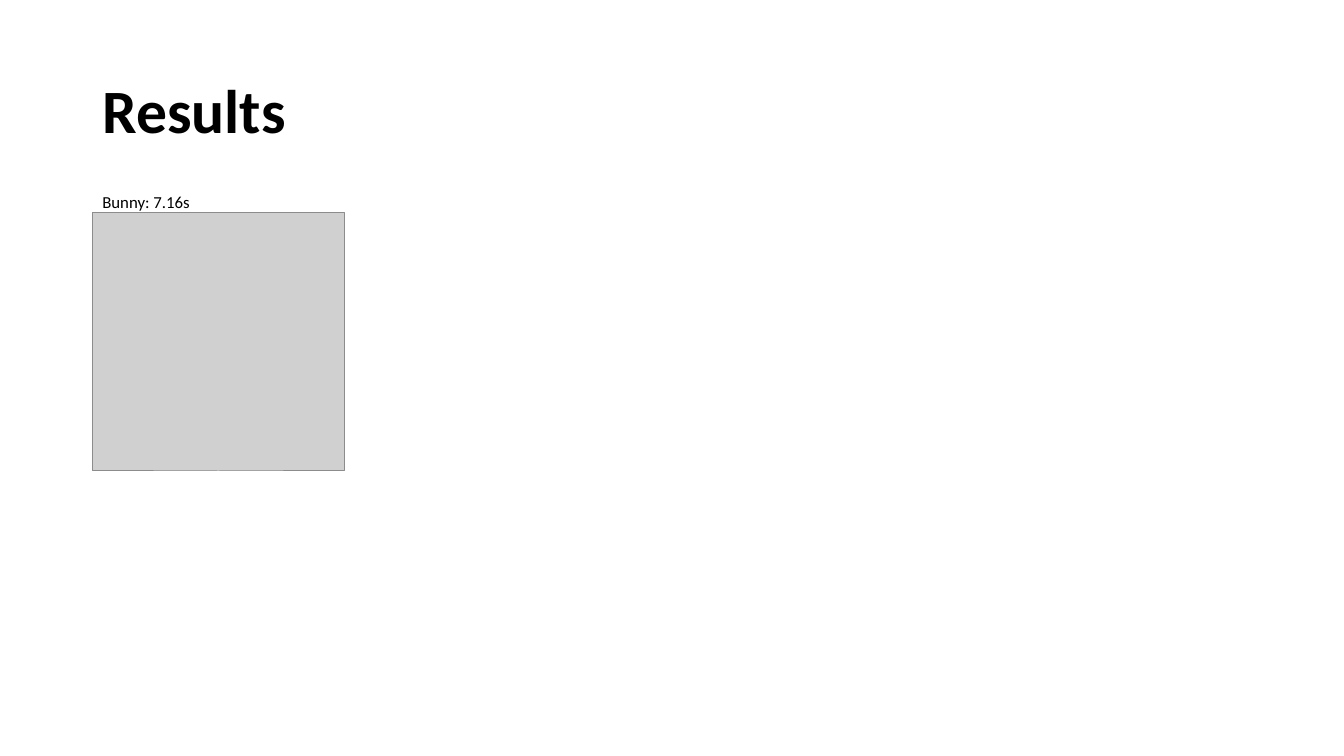
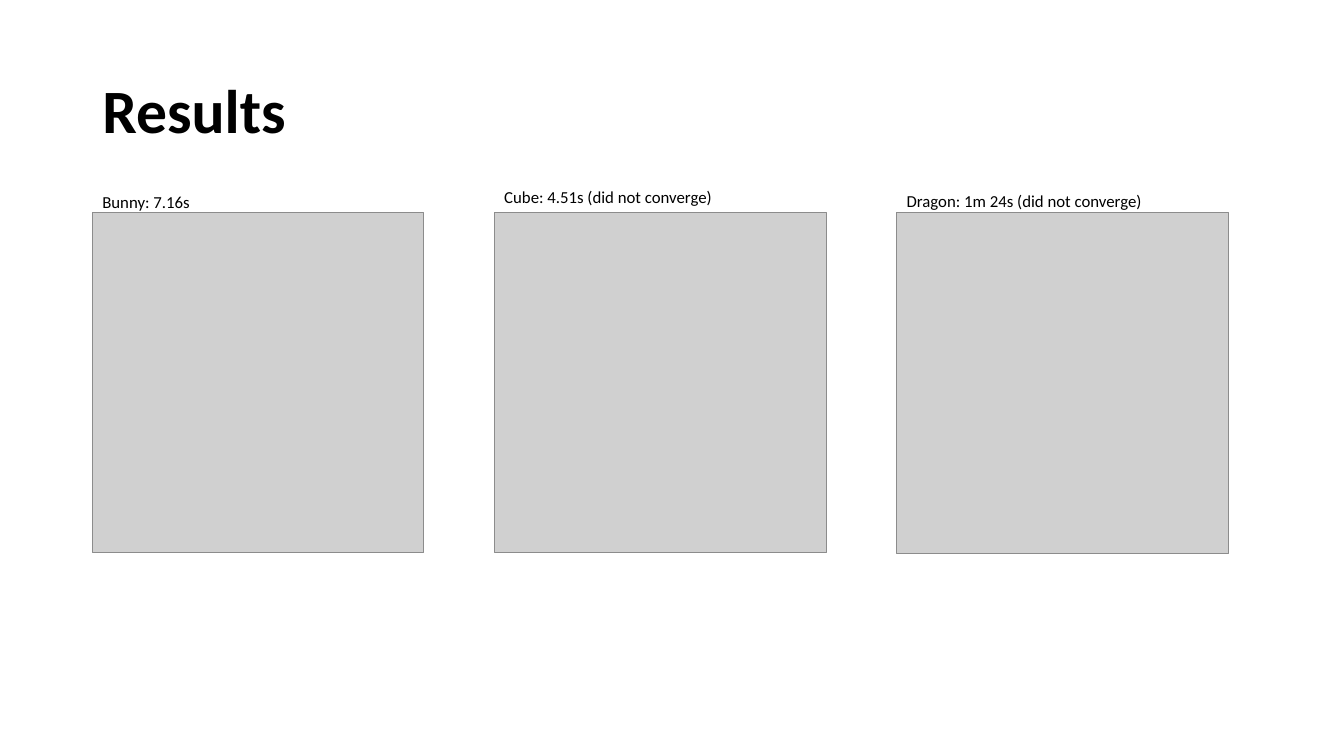
Before and after one commit to JasonKraft/acg_final, a slide deck: slide 19 of presentation/Presentation.pptx. Drawn at 1344x756 pixels with LibreOffice and Linux fonts; fonts in the diff are those of the drawing; grey boxes stand for pictures. Boxes give left, top, right and bottom in pixels: in the first picture for what was removed or moved away, otherwise in the second. Text is boxed around its words. In the diff, an @@ line names an element or a change of style, - is before the commit and + after.

Commit message:
added results to presentation

```diff
--- a/presentation/Presentation.pptx
+++ b/presentation/Presentation.pptx
@@ text added at [504, 191, 712, 206], 12 pt, text #000000 @@
+Cube: 4.51s (did not converge)
@@ text added at [907, 195, 1142, 210], 12 pt, text #000000 @@
+Dragon: 1m 24s (did not converge)
@@ picture: place and size @@
-picture at [93, 213, 345, 472]
+picture at [93, 213, 424, 554]
@@ picture added at [495, 213, 827, 554] @@
@@ picture added at [897, 213, 1229, 554] @@
```
